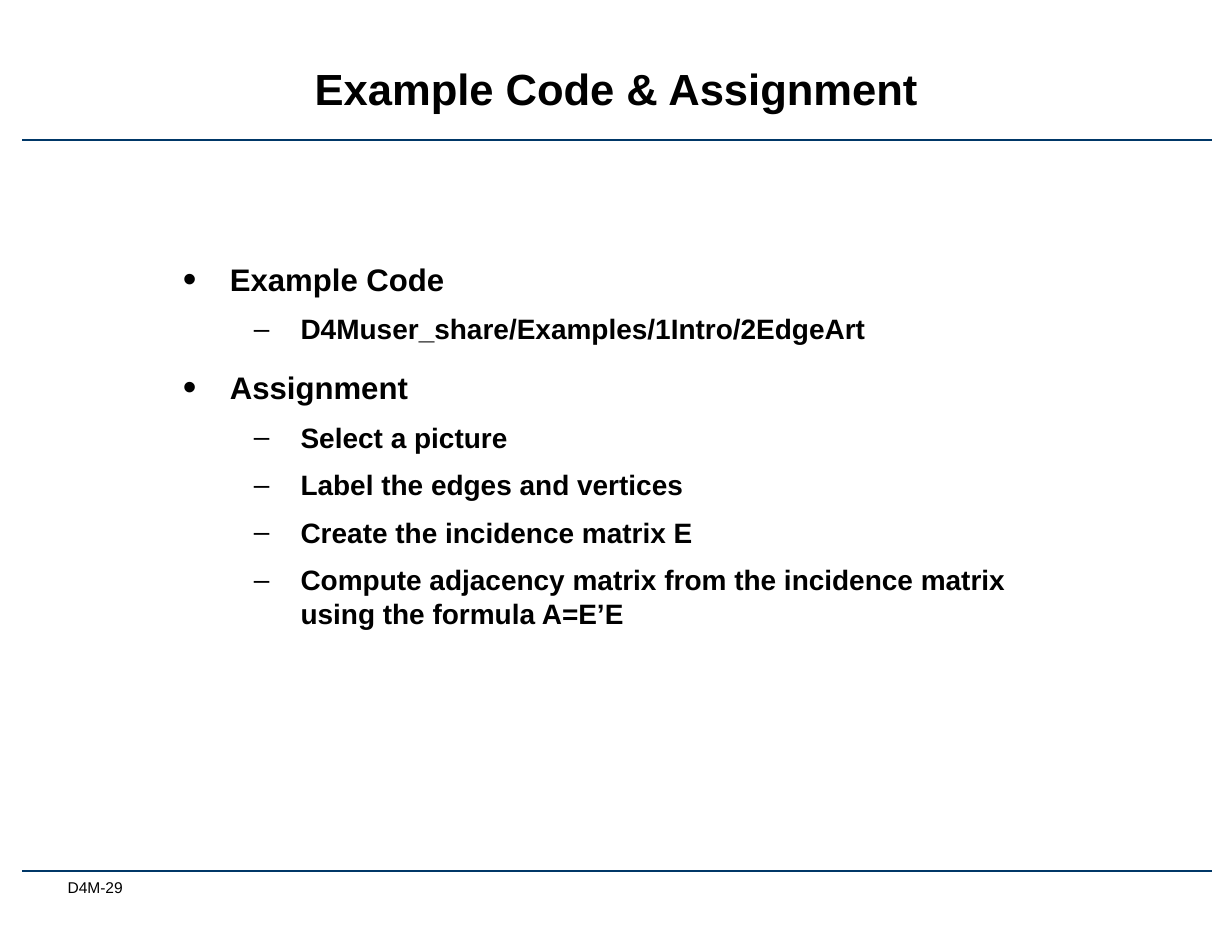
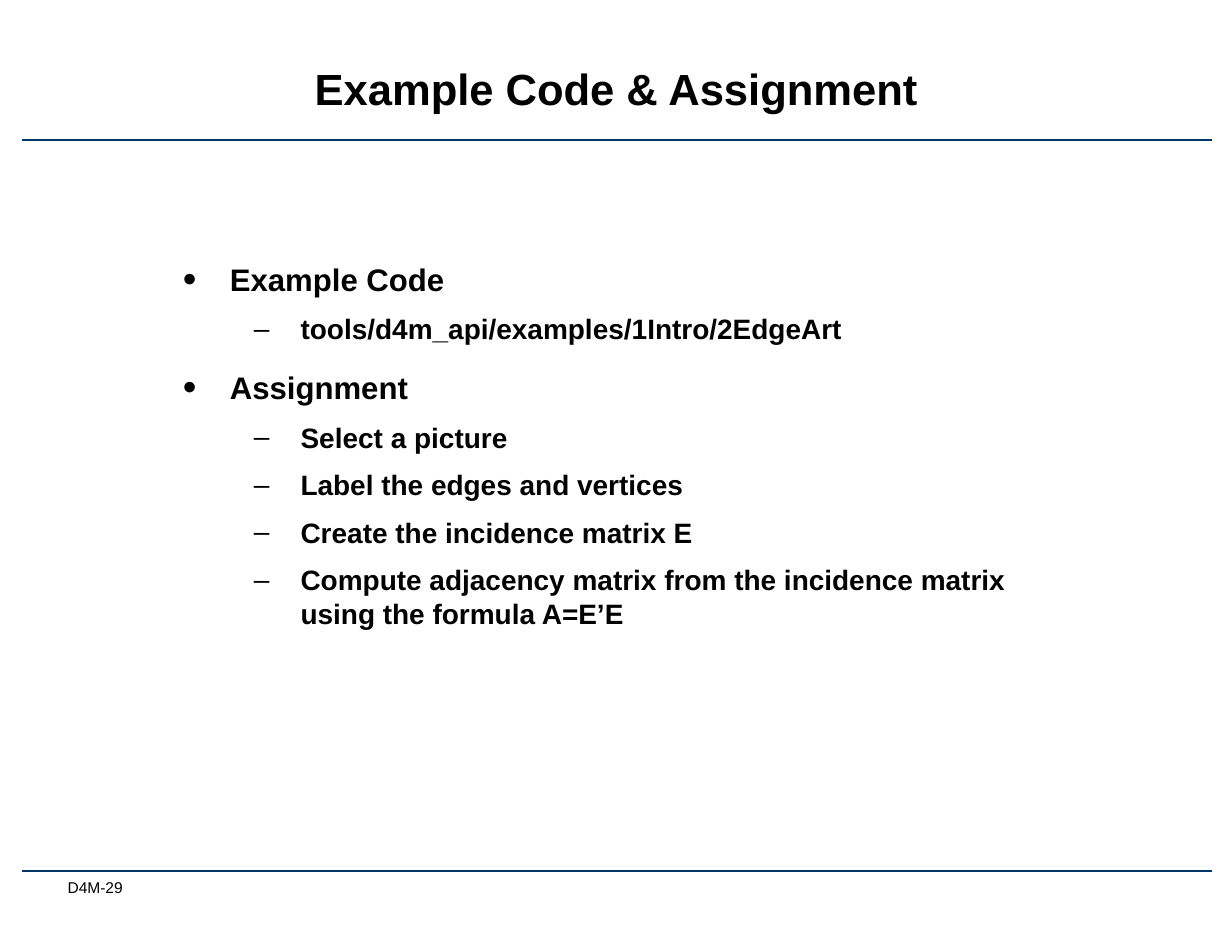
Before and after one commit to Accla/d4m, a slide deck: slide 29 of docs/Lec01-AssocArrays.pptx. Drawn at 1232x952 pixels with LibreOffice and Linux fonts; fonts in the diff are those of the drawing; background and template pictures are left out. Boxes give left, top, right and bottom in pixels: in the first picture for what was removed or moved away, otherwise in the second. Text is boxed around its words. In the diff, an @@ line names an element or a change of style, - is before the commit and + after.

Commit message:
minor fixes

```diff
--- a/docs/Lec01-AssocArrays.pptx
+++ b/docs/Lec01-AssocArrays.pptx
@@ text at bbox=[301, 318, 842, 344]: text changed @@
-  – D4Muser_share/Examples/1Intro/2EdgeArt
+  – tools/d4m_api/examples/1Intro/2EdgeArt
```
